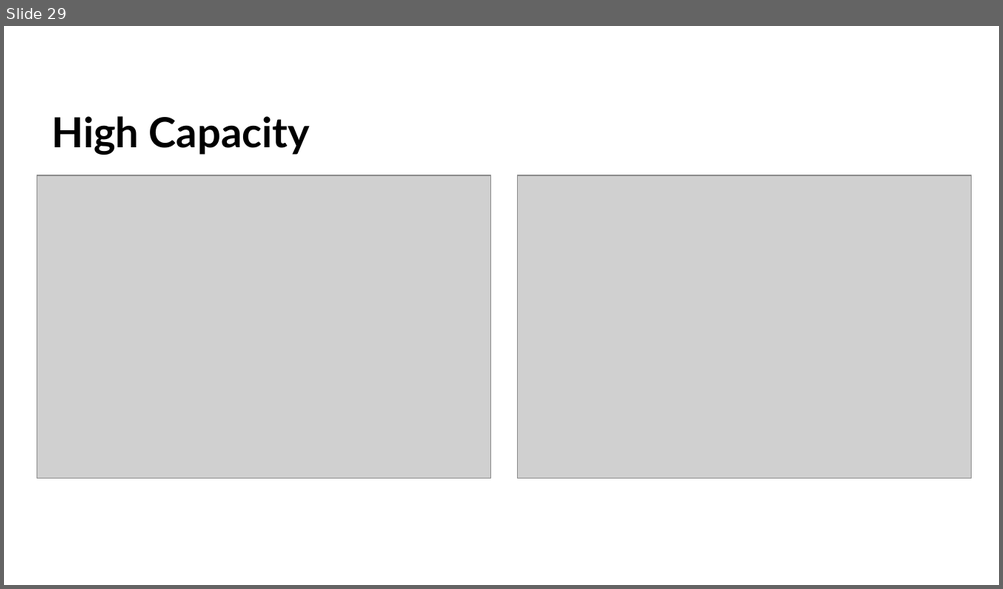
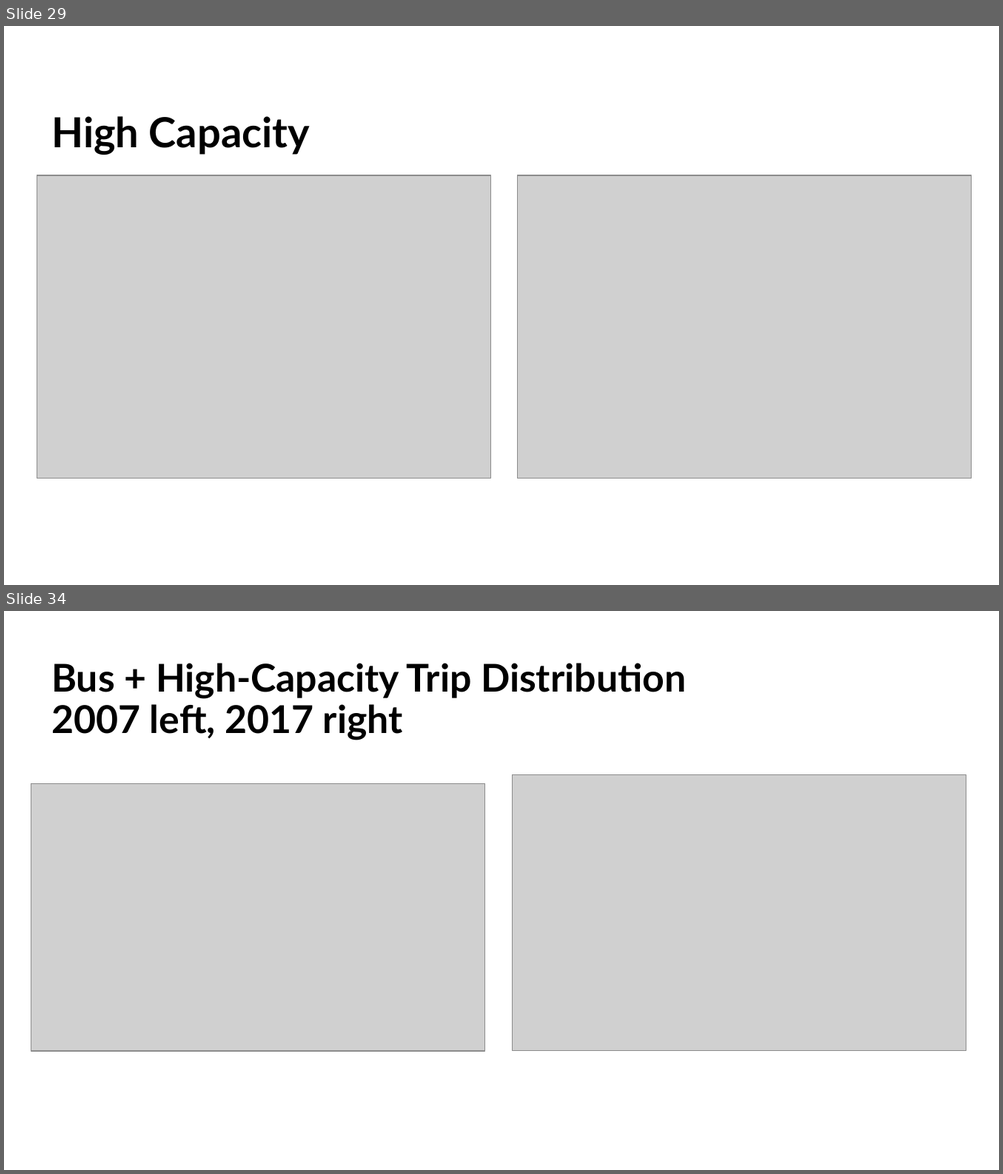
Before and after one commit to MUSA-Zhanchao/Mexico-City-survey-comp, a slide deck: doc/mexico city trip compa.pptx. Shown one above the other, each under a label of ours: slide 29 before the commit, slides 29 and 34 after it; the slides between them are not shown. The pictures are 1003x589 and 1003x1174 pixels, drawn with LibreOffice and Linux fonts; fonts in the diff are those of the drawing; grey boxes stand for pictures. Boxes give left, top, right and bottom in pixels: in the first picture for what was removed or moved away, otherwise in the second. Text is boxed around its words. In the diff, an @@ line names an element or a change of style, - is before the commit and + after.

```diff
--- a/doc/mexico city trip compa.pptx
+++ b/doc/mexico city trip compa.pptx
@@ slide 34 added at bbox=[4, 611, 999, 1170], background #FFFFFF @@
@@ title added at bbox=[51, 663, 686, 740], 37 pt, text #000000, bold @@
+Bus + High-Capacity Trip Distribution
+2007 left, 2017 right
@@ picture added at bbox=[31, 784, 485, 1052] @@
@@ picture added at bbox=[512, 775, 966, 1051] @@
```
Also in this commit, not shown: 1 slide changed, 4 other slides added, 2 other files.
